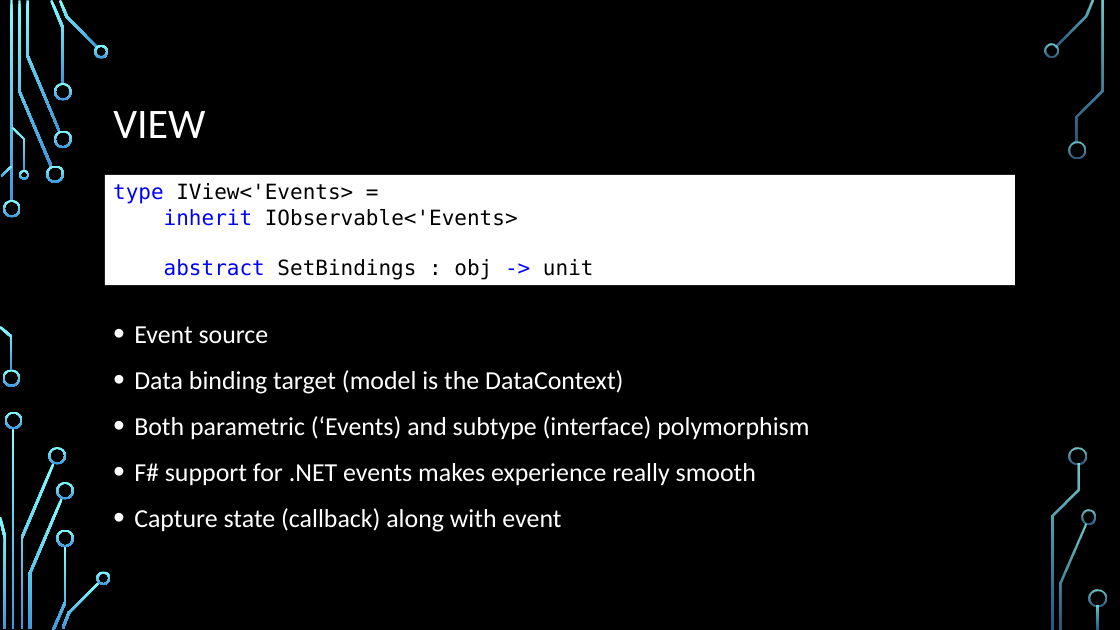
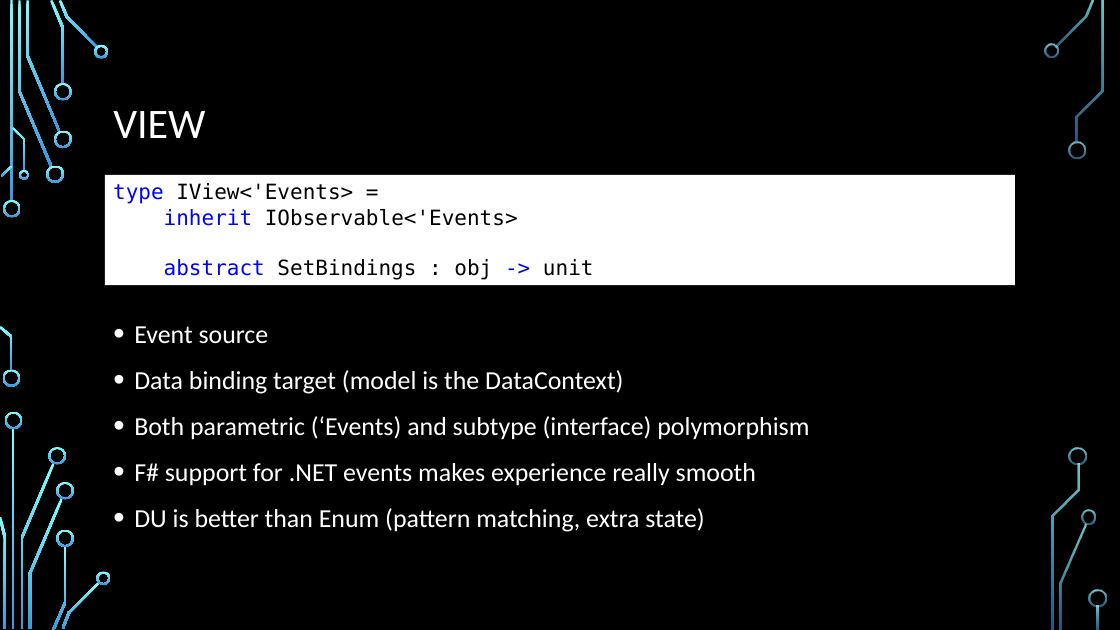
Before and after one commit to dmitry-a-morozov/fsharp-wpf-mvc-series, a slide deck: slide 7 of NYC Meetup.2013-04-23.pptx (slide 10 before the commit). Drawn at 1120x630 pixels with LibreOffice and Linux fonts; fonts in the diff are those of the drawing; background and template pictures are left out. Boxes give left, top, right and bottom in pixels: in the first picture for what was removed or moved away, otherwise in the second. Text is boxed around its words. In the diff, an @@ line names an element or a change of style, - is before the commit and + after.

```diff
--- a/NYC Meetup.2013-04-23.pptx
+++ b/NYC Meetup.2013-04-23.pptx
@@ text at (134, 508, 704, 532): text changed @@
-• Capture state (callback) along with event
+• DU is better than Enum (pattern matching, extra state)
```
Also in this commit, not shown: 6 other slides changed, 3 slides removed.
